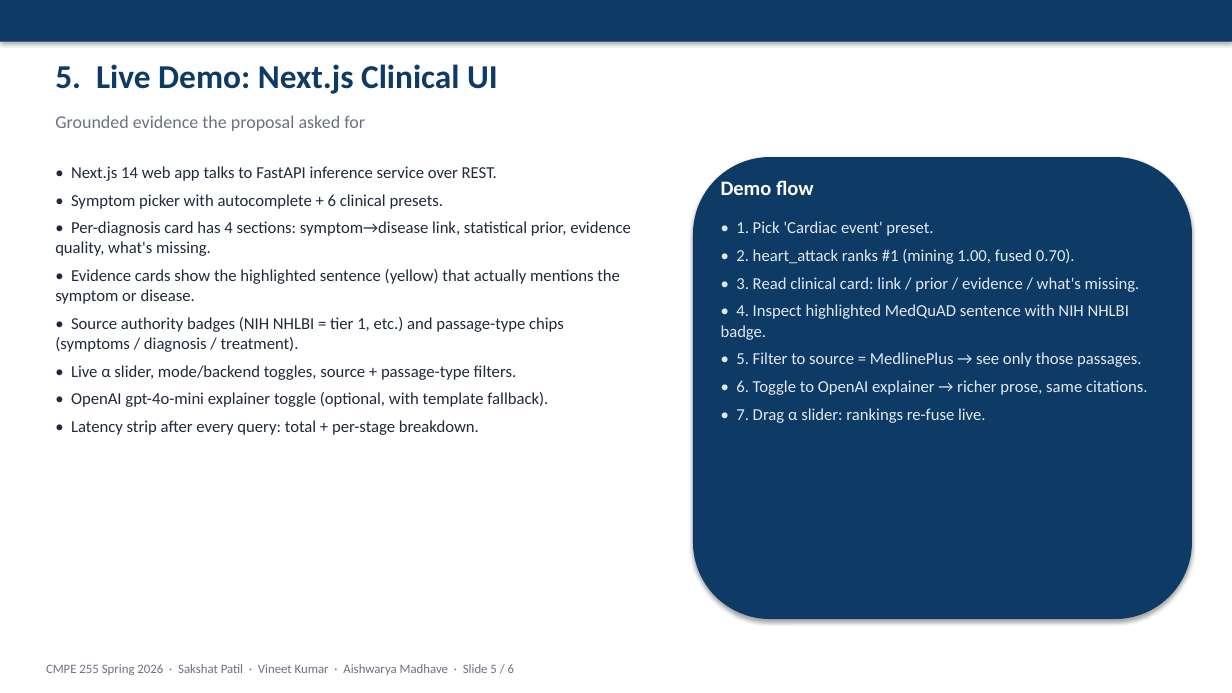
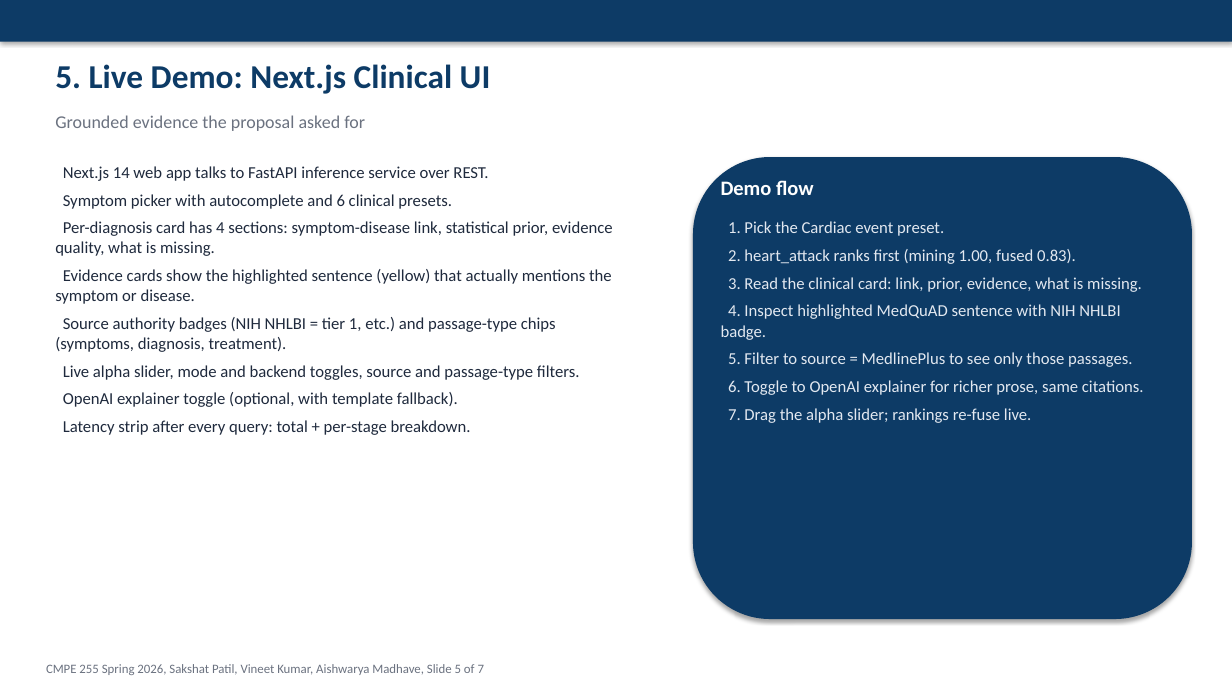
Before and after one commit to sakshat-patil/Symptom-Based-Disease-Identification-via-RAG, a slide deck: slide 6 of deliverables/slides/presentation.pptx. Drawn at 1232x693 pixels with LibreOffice and Linux fonts; fonts in the diff are those of the drawing. Boxes give left, top, right and bottom in pixels: in the first picture for what was removed or moved away, otherwise in the second. Text is boxed around its words. In the diff, an @@ line names an element or a change of style, - is before the commit and + after.

```diff
--- a/deliverables/slides/presentation.pptx
+++ b/deliverables/slides/presentation.pptx
@@ text "5. Live Demo: Next.js Clinical ..." rewrapped from (x1=55, y1=64, x2=498, y2=94) to (x1=55, y1=64, x2=491, y2=94) @@
@@ text at (x1=55, y1=166, x2=613, y2=435): text changed @@
-• Next.js 14 web app talks to FastAPI inference service over REST.
-• Symptom picker with autocomplete + 6 clinical presets.
-• Per-diagnosis card has 4 sections: symptom→disease link, statistical prior, evidence quality, what's missing.
-• Evidence cards show the highlighted sentence (yellow) that actually mentions the symptom or disease.
-• Source authority badges (NIH NHLBI = tier 1, etc.) and passage-type chips (symptoms / diagnosis / treatment).
-• Live α slider, mode/backend toggles, source + passage-type filters.
-• OpenAI gpt-4o-mini explainer toggle (optional, with template fallback).
-• Latency strip after every query: total + per-stage breakdown.
+Next.js 14 web app talks to FastAPI inference service over REST.
+Symptom picker with autocomplete and 6 clinical presets.
+Per-diagnosis card has 4 sections: symptom-disease link, statistical prior, evidence quality, what is missing.
+Evidence cards show the highlighted sentence (yellow) that actually mentions the symptom or disease.
+Source authority badges (NIH NHLBI = tier 1, etc.) and passage-type chips (symptoms, diagnosis, treatment).
+Live alpha slider, mode and backend toggles, source and passage-type filters.
+OpenAI explainer toggle (optional, with template fallback).
+Latency strip after every query: total + per-stage breakdown.
@@ text at (x1=721, y1=221, x2=1144, y2=423): text changed @@
-• 1. Pick 'Cardiac event' preset.
-• 2. heart_attack ranks #1 (mining 1.00, fused 0.70).
-• 3. Read clinical card: link / prior / evidence / what's missing.
-• 4. Inspect highlighted MedQuAD sentence with NIH NHLBI badge.
-• 5. Filter to source = MedlinePlus → see only those passages.
-• 6. Toggle to OpenAI explainer → richer prose, same citations.
-• 7. Drag α slider: rankings re-fuse live.
+1. Pick the Cardiac event preset.
+2. heart_attack ranks first (mining 1.00, fused 0.83).
+3. Read the clinical card: link, prior, evidence, what is missing.
+4. Inspect highlighted MedQuAD sentence with NIH NHLBI badge.
+5. Filter to source = MedlinePlus to see only those passages.
+6. Toggle to OpenAI explainer for richer prose, same citations.
+7. Drag the alpha slider; rankings re-fuse live.
@@ text at (x1=46, y1=664, x2=484, y2=675): text changed @@
-CMPE 255 Spring 2026 · Sakshat Patil · Vineet Kumar · Aishwarya Madhave · Slide 5 / 6
+CMPE 255 Spring 2026, Sakshat Patil, Vineet Kumar, Aishwarya Madhave, Slide 5 of 7
```
Also in this commit, not shown: 6 other slides changed, 1 slide added, 19 other files.
